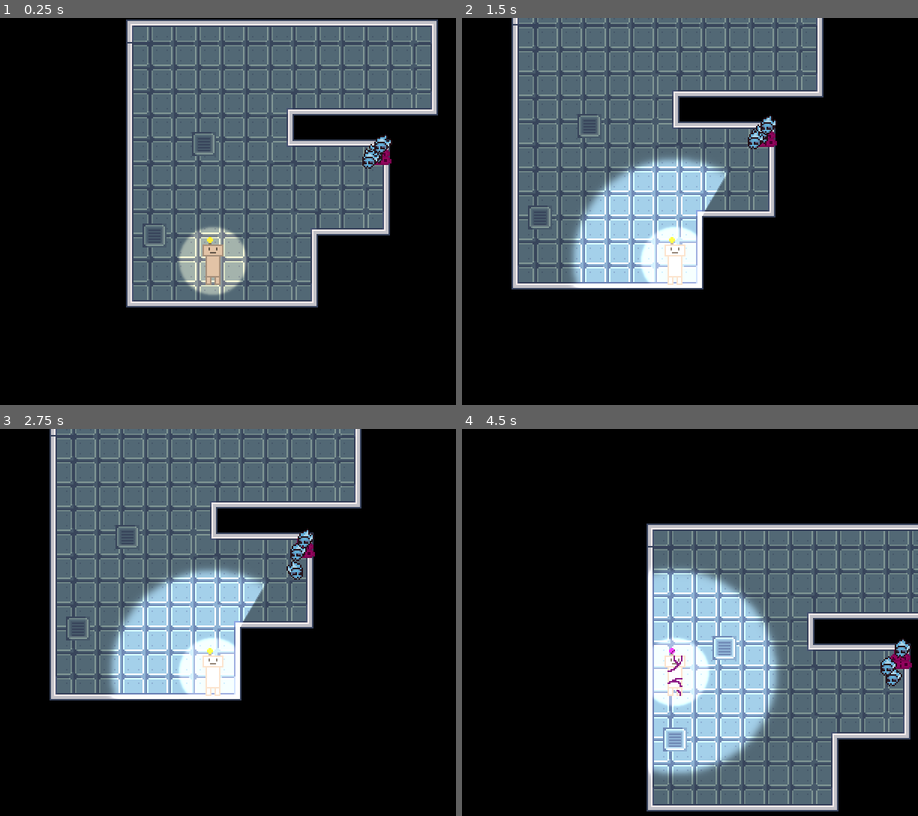
Above: before the commit, frames 1-4 (two rows, left to right).
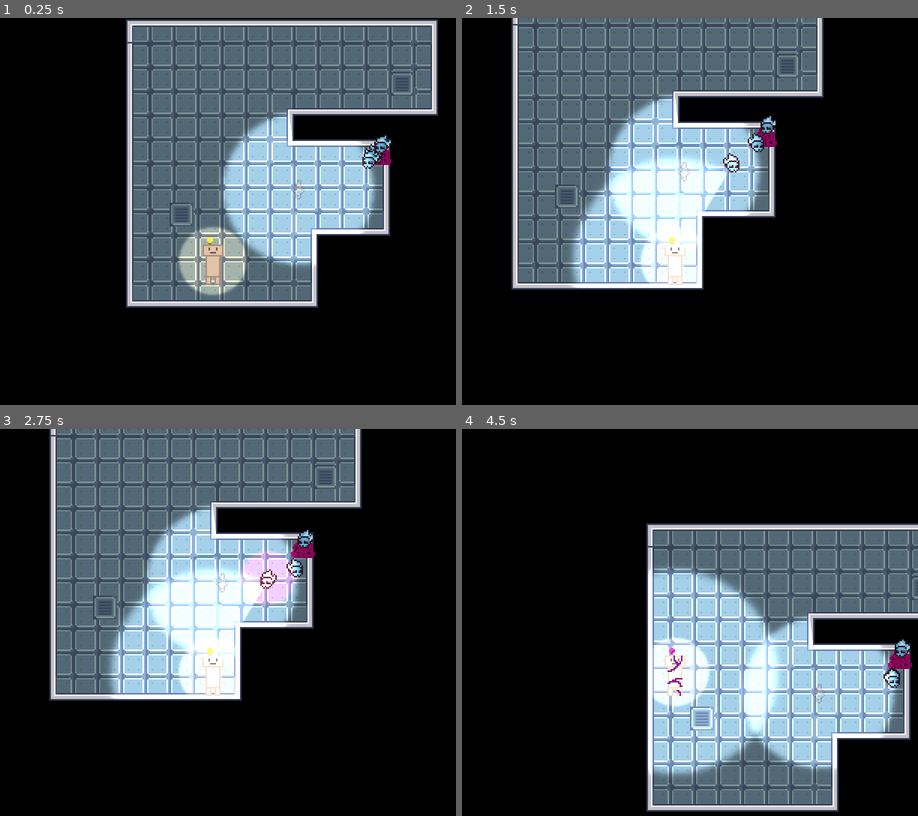
Above: after the commit, the same moments.

Repository: CookieCherith0969/GDM-Assignment-4
Game: Godot game, scene res://Scenes/test_level.tscn
Two runs of this game, one before a commit and one after it. Both use one fixed random seed, a clock stepped at 60 frames per second and the inputs below. This scene is started directly instead of the project's main scene.
Inputs (mouse positions are in pixels of both pictures, inside the frame that each line leads up to):
- Up to frame 1 (0.25 s): no input
- Up to frame 2 (1.5 s): tap Enter at 0.5 s; move the mouse to (781, 238) at 0.52 s; hold D (Right) 0.53-1.28 s; hold Space (Light) 0.53-1.28 s; move the mouse to (576, 285) at 1.27 s; hold S (Down) from 1.28 s (still down); tap E (Interact) at 1.35 s
- Up to frame 3 (2.75 s): tap Space (Light) at 1.55 s; move the mouse to (259, 564) at 2.02 s; release S (Down) at 2.03 s; hold D (Right) from 2.03 s (still down); hold Space (Light) from 2.03 s (still down)
- Up to frame 4 (4.5 s): move the mouse to (648, 769) at 2.77 s; release D (Right) at 2.78 s; release Space (Light) at 2.78 s; hold W (Up) 2.78-3.53 s; tap C (TempCorrupt) at 2.85 s; tap Space (Light) at 3.05 s; move the mouse to (822, 746) at 3.52 s; hold Space (Light) 3.53-4.28 s; hold A (Left) from 3.53 s (still down); move the mouse to (530, 599) at 4.27 s; tap E (Interact) at 4.35 s

The runs differ from the first frame. In frame 1, 9.7% of the frame differs, in the area x 31-91%, y 13-65%; in frame 2, 9.2%; in frame 3, 9.2%; in frame 4, 10%, in the area x 44-100%, y 37-89%.

Commit message:
Fixed enemies not chasing lit player

Diff:
--- a/Scenes/test_level.tscn
+++ b/Scenes/test_level.tscn
@@ -1,9 +1,10 @@
-[gd_scene load_steps=5 format=3 uid="uid://dpjavyrqxcx6"]
+[gd_scene load_steps=6 format=3 uid="uid://dpjavyrqxcx6"]
 
 [ext_resource type="PackedScene" uid="uid://cast1lupeqmo" path="res://Scenes/tile_map.tscn" id="1_5cprl"]
 [ext_resource type="PackedScene" uid="uid://btdesxnsuaggv" path="res://Scenes/player.tscn" id="2_fphv1"]
 [ext_resource type="PackedScene" uid="uid://ct4mbup2rhftj" path="res://Scenes/hive.tscn" id="3_p24ri"]
 [ext_resource type="PackedScene" uid="uid://cyi115ywj3ahm" path="res://Scenes/vent.tscn" id="4_lk8x5"]
+[ext_resource type="PackedScene" uid="uid://di82cfdtynvqu" path="res://Scenes/inverted_light.tscn" id="5_6uprd"]
 
 [node name="TestLevel" type="Node2D"]
 
@@ -22,9 +23,13 @@
 color = Color(0, 0, 0, 1)
 
 [node name="Vent" parent="." node_paths=PackedStringArray("target") instance=ExtResource("4_lk8x5")]
-position = Vector2(-13, -32)
+position = Vector2(152, -133)
 target = NodePath("../Vent2")
 
 [node name="Vent2" parent="." node_paths=PackedStringArray("target") instance=ExtResource("4_lk8x5")]
-position = Vector2(20, -93)
+position = Vector2(5, -46)
 target = NodePath("../Vent")
+
+[node name="InvertedLight" parent="." instance=ExtResource("5_6uprd")]
+position = Vector2(83, -63)
+lights_lightables = false
--- a/Scripts/Player.gd
+++ b/Scripts/Player.gd
@@ -80,7 +80,6 @@
 	num_lights = val
 	if num_lights == 0:
 		lit = false
-
 	else:
 		lit = true
 
--- a/Scripts/Vent.gd
+++ b/Scripts/Vent.gd
@@ -19,7 +19,6 @@
 
 func _on_body_entered(body):
 	if is_instance_of(body, Player):
-		print_debug("in")
 		popup.show()
 		body.interacted.connect(on_interact)
 
--- a/Scripts/enemy.gd
+++ b/Scripts/enemy.gd
@@ -38,7 +38,7 @@
 		nav_ready = true
 		return
 	# Move towards player if in range and the players light is on OR a lamp plant is on -R
-	if (player_in_range && player.lit && !player.is_corrupted):
+	if player_in_range && player.lit && !player.is_corrupted():
 		at_home = false
 		current_shuffle_frequency = 0
 		huntlight.enabled = true
